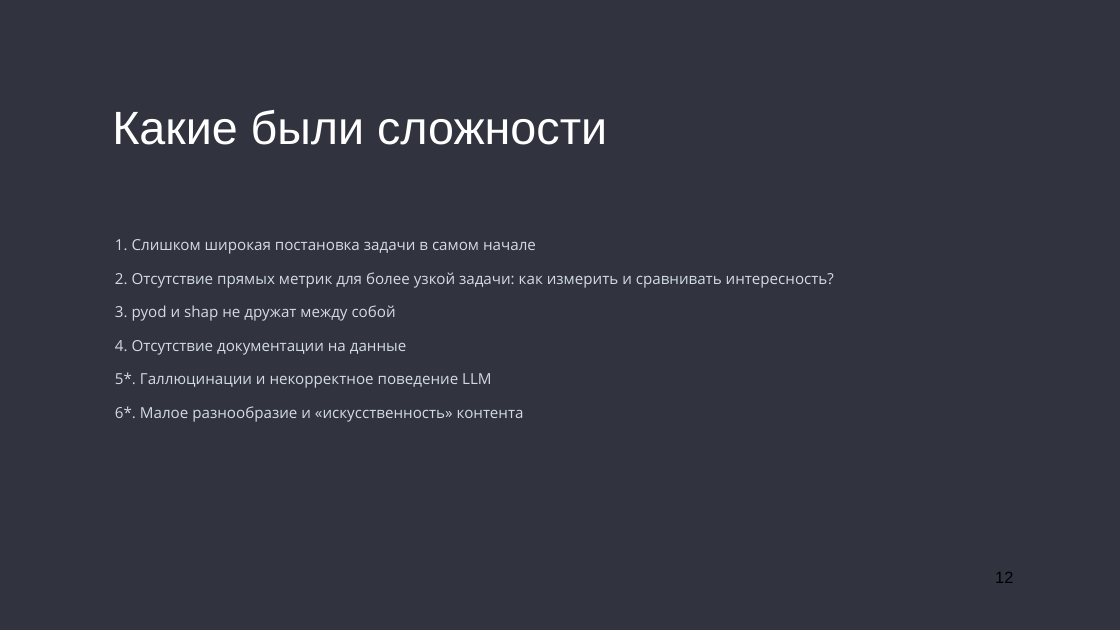
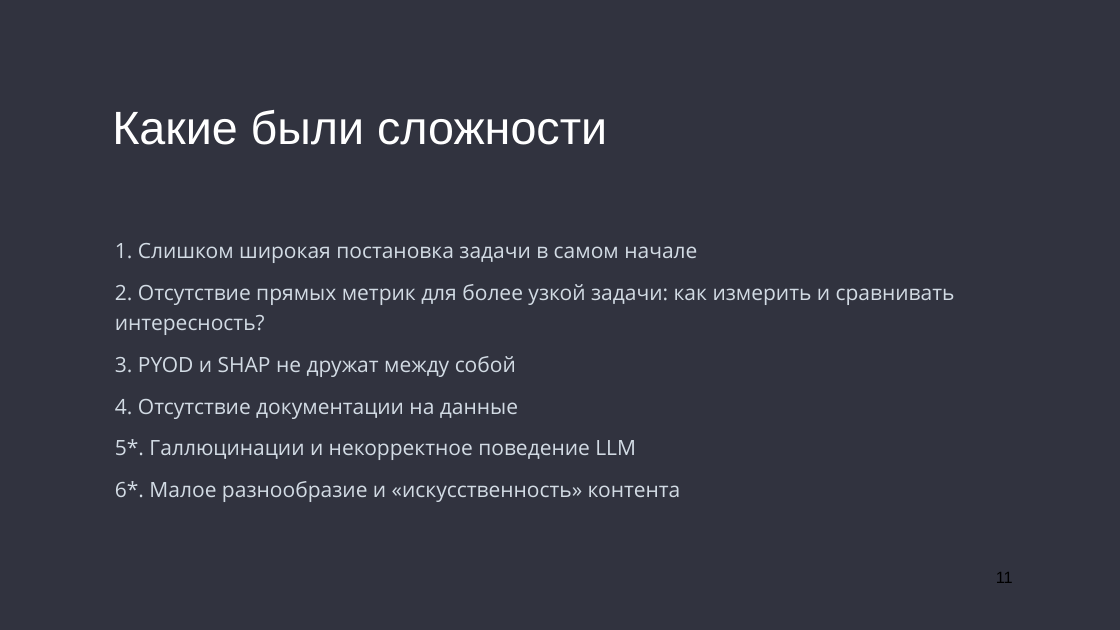
Before and after one commit to no-one2k/basnya, a slide deck: slide 11 of designdoc/basnya_v1.pptx (slide 12 before the commit). Drawn at 1120x630 pixels with LibreOffice and Linux fonts; fonts in the diff are those of the drawing. Boxes give left, top, right and bottom in pixels: in the first picture for what was removed or moved away, otherwise in the second. Text is boxed around its words. In the diff, an @@ line names an element or a change of style, - is before the commit and + after.

```diff
--- a/designdoc/basnya_v1.pptx
+++ b/designdoc/basnya_v1.pptx
@@ text at box(115, 243, 955, 502): size 26 to 36 pt in "1. Слишком широкая постановка задачи в самом ...", "2. Отсутствие прямых метрик для более узкой ...", "4. Отсутствие документации на данные", "5*. Галлюцинации и некорректное поведение LLM" and 1 more places @@
@@ text at box(115, 356, 516, 377): text changed; size 26 to 36 pt @@
-3. pyod и shap не дружат между собой
+3. PYOD и SHAP не дружат между собой
@@ page number at box(996, 572, 1013, 583): text changed @@
-12
+11
```
Also in this commit, not shown: 7 other slides changed, 1 slide added, 2 slides removed.
